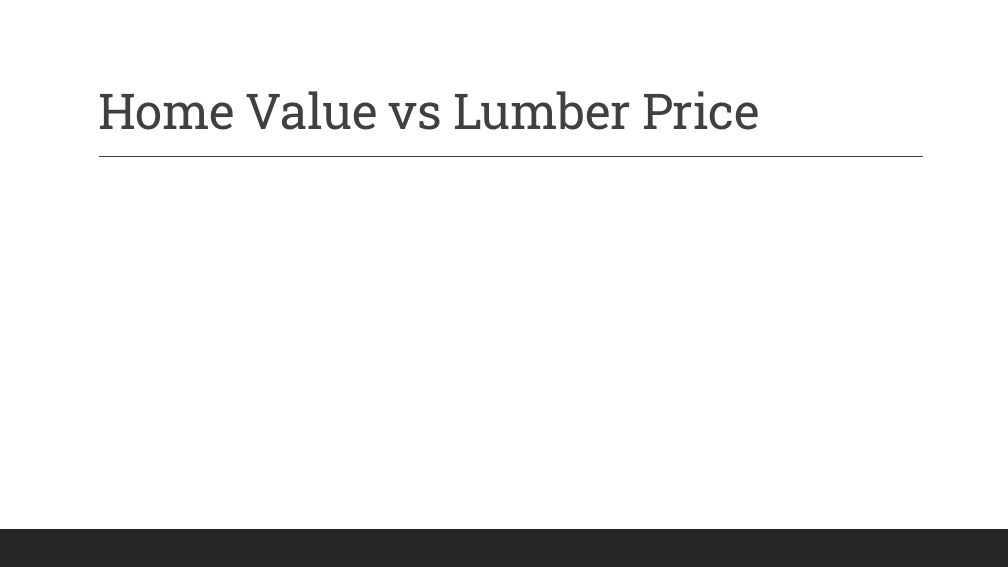
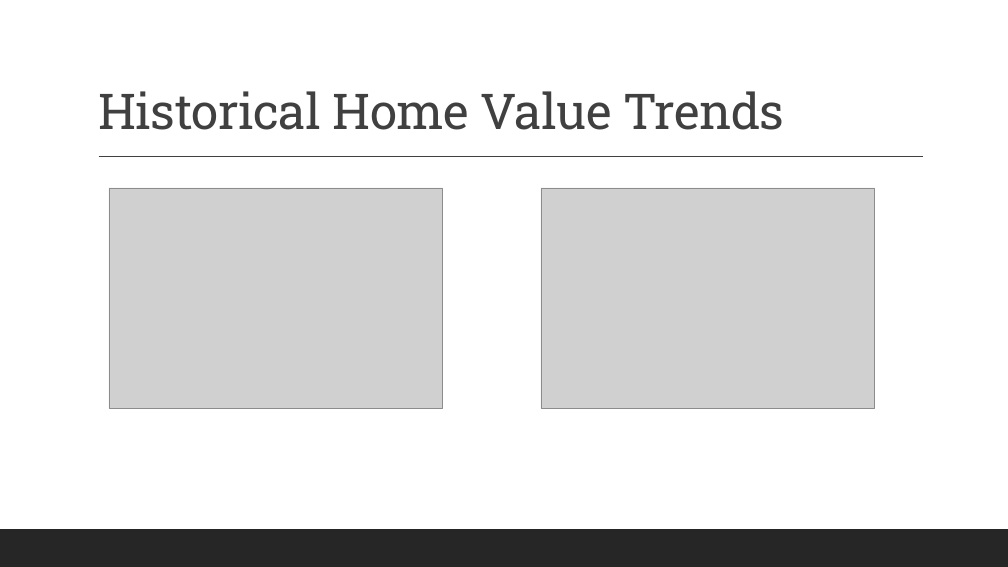
Before and after one commit to againzer/HousingPricesProject, a slide deck: slide 12 of Housing Price Analysis.pptx. Drawn at 1008x567 pixels with LibreOffice and Linux fonts; fonts in the diff are those of the drawing; grey boxes stand for pictures. Boxes give left, top, right and bottom in pixels: in the first picture for what was removed or moved away, otherwise in the second. Text is boxed around its words. In the diff, an @@ line names an element or a change of style, - is before the commit and + after.

Commit message:
PP updates

```diff
--- a/Housing Price Analysis.pptx
+++ b/Housing Price Analysis.pptx
@@ title at bbox=[98, 91, 784, 130]: text changed @@
-Home Value vs Lumber Price
+Historical Home Value Trends
@@ picture added at bbox=[109, 188, 443, 409] @@
@@ picture added at bbox=[541, 188, 876, 409] @@
```
Also in this commit, not shown: 2 other slides changed, 2 slides added.
